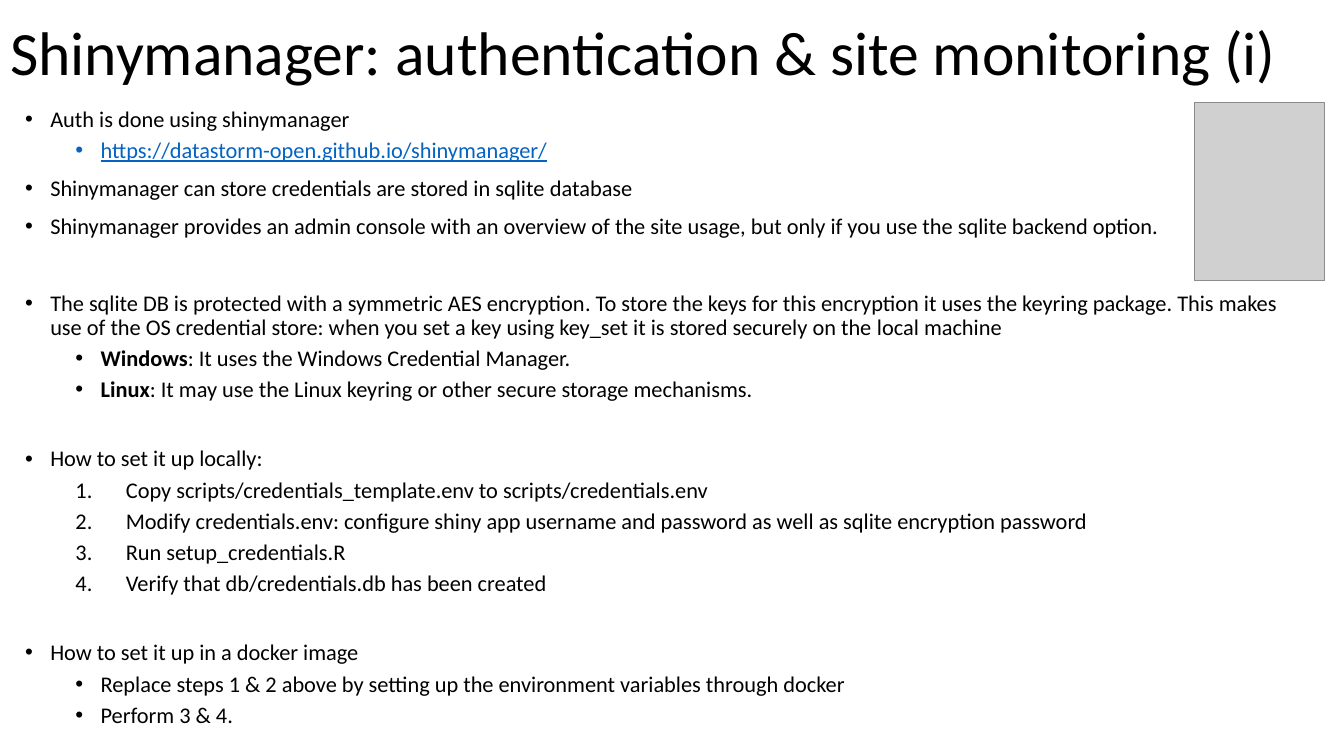
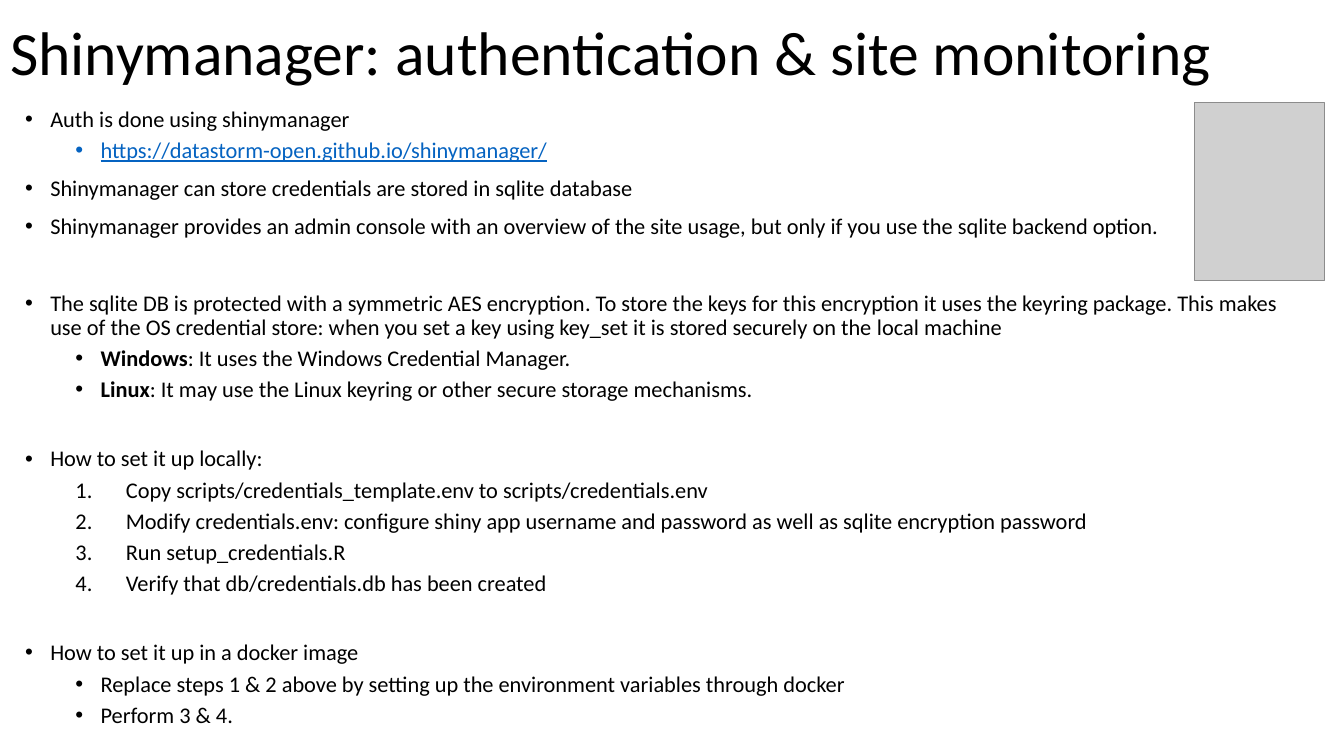
Before and after one commit to jorritvm/stocks_dashboard, a slide deck: slide 6 of doc/stock_dashboard_documentation.pptx (slide 18 before the commit). Drawn at 1344x756 pixels with LibreOffice and Linux fonts; fonts in the diff are those of the drawing; grey boxes stand for pictures. Boxes give left, top, right and bottom in pixels: in the first picture for what was removed or moved away, otherwise in the second. Text is boxed around its words. In the diff, an @@ line names an element or a change of style, - is before the commit and + after.

```diff
--- a/doc/stock_dashboard_documentation.pptx
+++ b/doc/stock_dashboard_documentation.pptx
@@ title at (10,32,1210,86): text changed @@
-Shinymanager: authentication & site monitoring (i)
+Shinymanager: authentication & site monitoring
```
Also in this commit, not shown: 1 other slide changed, 2 other files.
